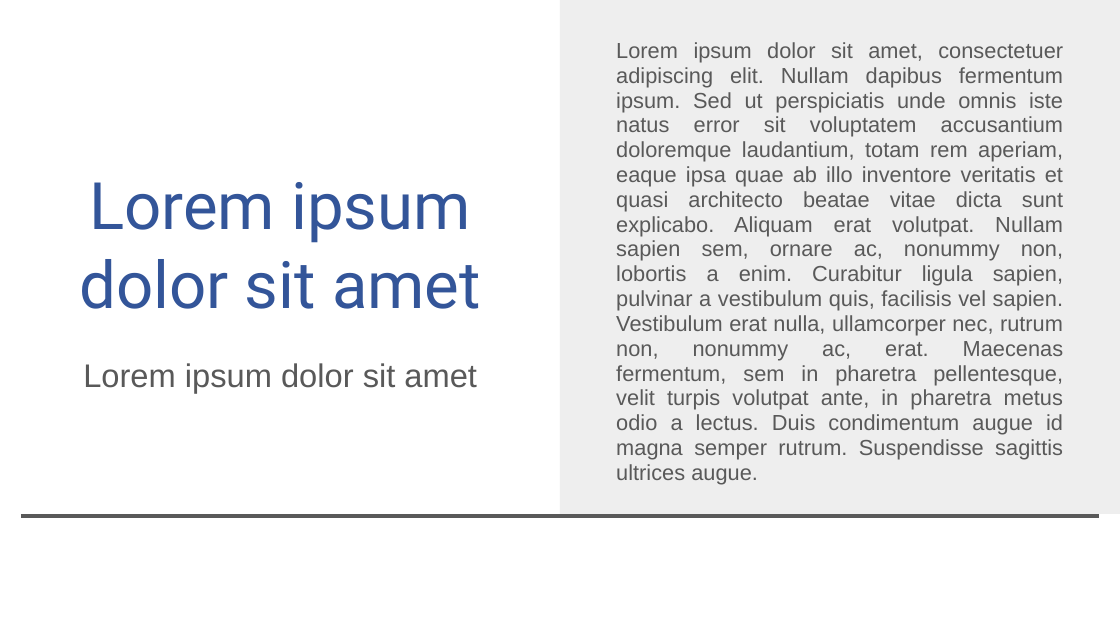
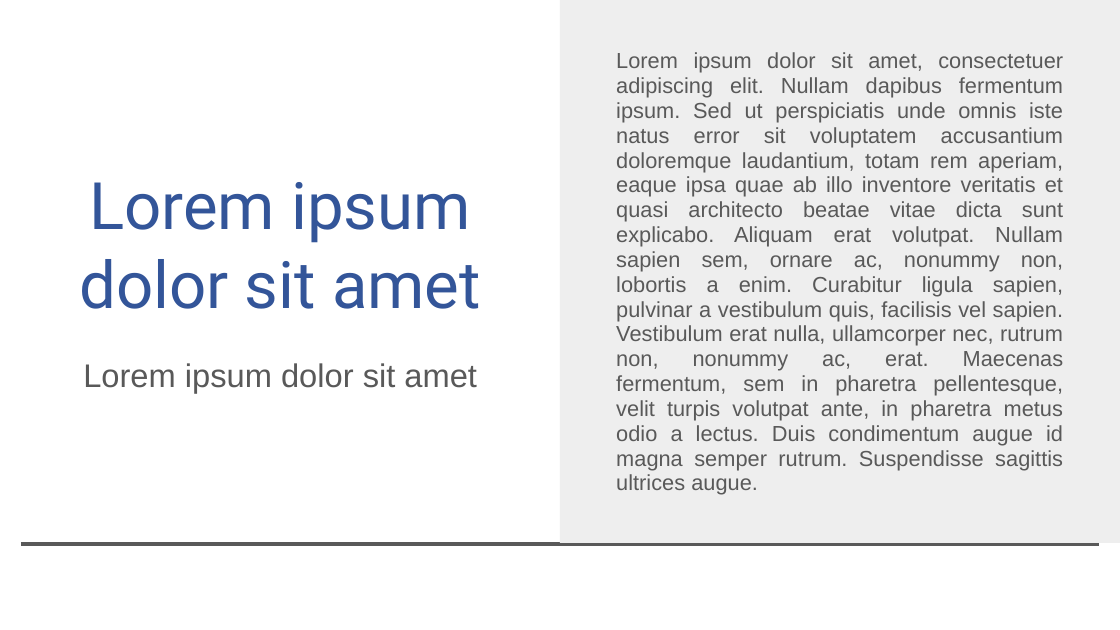
Before and after one commit to Zuskat/MP-visualni-styl-gymnasia, a slide deck: slide 8 of šablony/prezentace/Prezentace GJK.pptx. Drawn at 1120x630 pixels with LibreOffice and Linux fonts; fonts in the diff are those of the drawing; background and template pictures are left out. Boxes give left, top, right and bottom in pixels: in the first picture for what was removed or moved away, otherwise in the second. Text is boxed around its words. In the diff, an @@ line names an element or a change of style, - is before the commit and + after.

```diff
--- a/šablony/prezentace/Prezentace GJK.pptx
+++ b/šablony/prezentace/Prezentace GJK.pptx
@@ rectangle: place and size @@
-rectangle at bbox=[560, 0, 1120, 514]
+rectangle at bbox=[560, 0, 1120, 543]
@@ text "Lorem ipsum dolor sit amet, ...": place and size @@
-text "Lorem ipsum dolor sit amet, ..." at bbox=[616, 42, 1064, 485]
+text "Lorem ipsum dolor sit amet, ..." at bbox=[616, 52, 1064, 495]
@@ line moved from (21, 516) - (1099, 516) to (21, 544) - (1099, 544) @@
```
Also in this commit, not shown: 9 other slides changed, 1 slide added, 1 slide removed, 1 other file.
